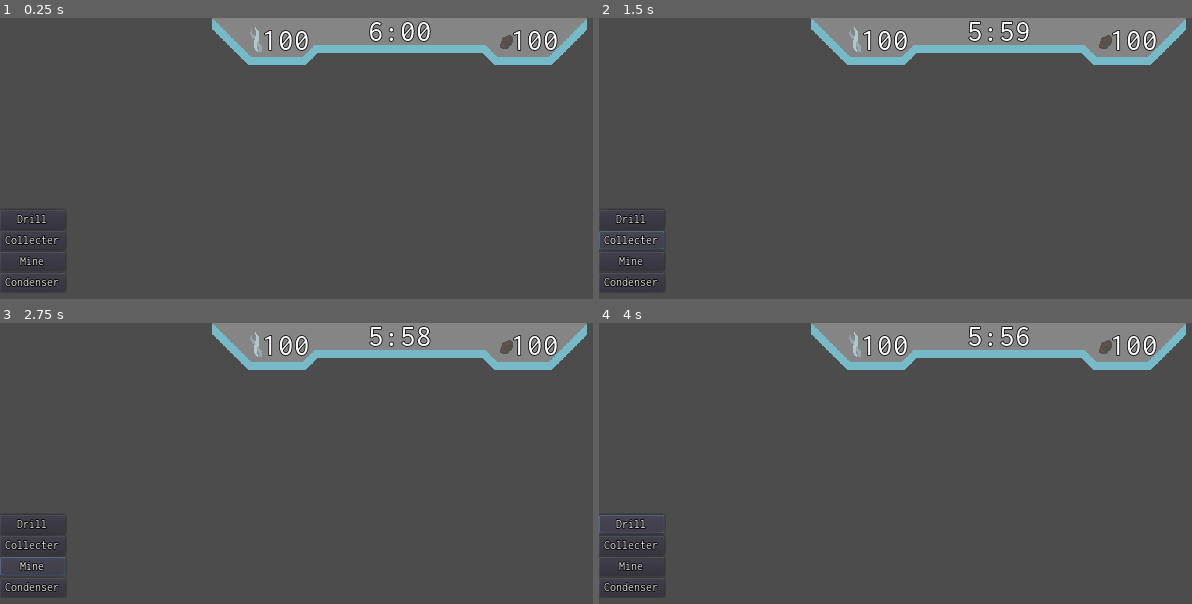
Above: before the commit, frames 1-4 (two rows, left to right).
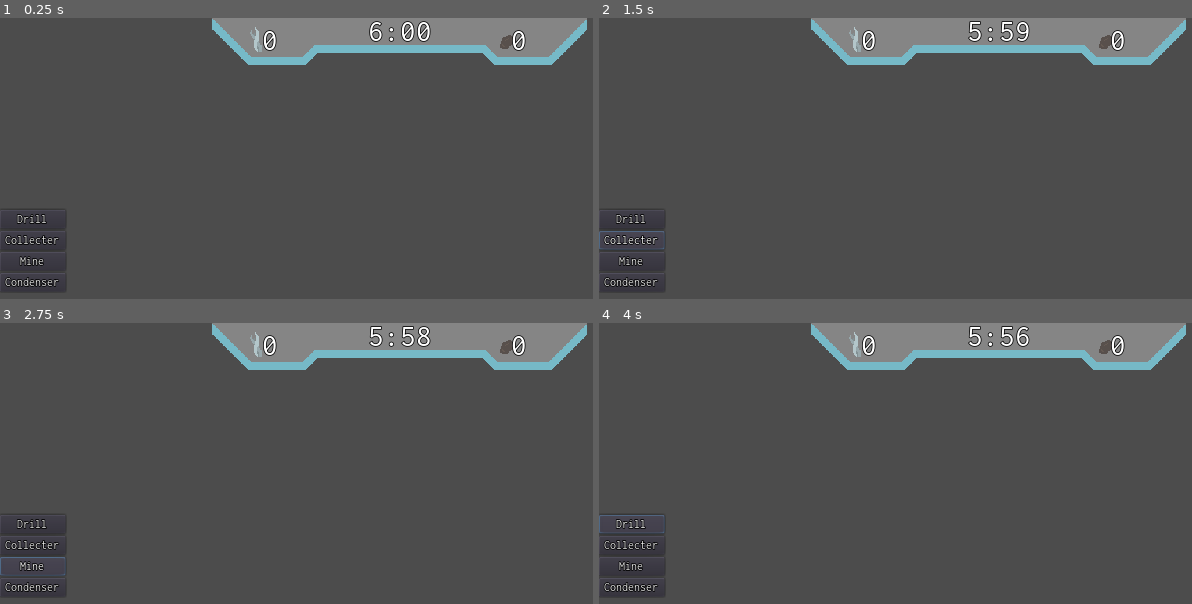
Above: after the commit, the same moments.

Repository: the-alex-g/LD49
Game: Godot game, scene res://Main.tscn
The game is run twice, just before and just after one commit, with the same random seed, the same clock (stepped at 60 frames per second) and the same inputs.
Inputs:
- Up to frame 1 (0.25 s): no input
- Up to frame 2 (1.5 s): click "Drill" at 0.5 s; click "Collecter" at 1.25 s
- Up to frame 3 (2.75 s): click "Mine" at 2 s
- Up to frame 4 (4 s): click "Condenser" at 2.75 s; click "Drill" at 3.5 s

The runs differ from the first frame. In frame 1, 0.7% of the frame differs, in the area x 44-95%, y 4-12%; in frame 2, 0.7%; in frame 3, 0.7%; in frame 4, 0.7%.

Commit message:
Add types to all stations

Diff:
--- a/project/Comet.tscn
+++ b/project/Comet.tscn
@@ -25,48 +25,63 @@
 
 [node name="Collecter" parent="Tail" instance=ExtResource( 2 )]
 position = Vector2( -250.841, 7.56805 )
+scale = Vector2( 1, 1 )
 frequency = 5.0
 vapor = true
+type = "collector"
 
 [node name="Collecter2" parent="Tail" instance=ExtResource( 2 )]
 position = Vector2( -398.318, -53.3636 )
+scale = Vector2( 1, 1 )
 frequency = 5.0
 vapor = true
+type = "collector"
 
 [node name="Collecter3" parent="Tail" instance=ExtResource( 2 )]
 position = Vector2( -621.863, -8.70898 )
+scale = Vector2( 1, 1 )
 frequency = 5.0
 vapor = true
+type = "collector"
 
 [node name="Collecter4" parent="Tail" instance=ExtResource( 2 )]
 position = Vector2( -403.364, 51.6818 )
+scale = Vector2( 1, 1 )
 frequency = 5.0
 vapor = true
+type = "collector"
 
 [node name="Collecter5" parent="Tail" instance=ExtResource( 2 )]
 position = Vector2( -237.387, 90.7501 )
+scale = Vector2( 1, 1 )
 frequency = 5.0
 vapor = true
+type = "collector"
 
 [node name="Collecter6" parent="Tail" instance=ExtResource( 2 )]
 position = Vector2( -251.682, -88.2274 )
+scale = Vector2( 1, 1 )
 frequency = 5.0
 vapor = true
+type = "collector"
 
 [node name="Condenser" parent="Tail" instance=ExtResource( 2 )]
 position = Vector2( -193.273, 3.36359 )
+rotation = -0.349066
 frequency = 1.0
 vapor = true
 type = "condenser"
 
 [node name="Condenser2" parent="Tail" instance=ExtResource( 2 )]
 position = Vector2( -329.204, -7.56805 )
+rotation = -0.349066
 frequency = 1.0
 vapor = true
 type = "condenser"
 
 [node name="Condenser3" parent="Tail" instance=ExtResource( 2 )]
 position = Vector2( -477.523, 2.52267 )
+rotation = -0.349066
 frequency = 1.0
 vapor = true
 type = "condenser"
@@ -86,46 +101,55 @@
 position = Vector2( 29.1591, -31.4319 )
 frequency = 5.0
 ore = true
+type = "drill"
 
 [node name="Drill2" parent="Head" instance=ExtResource( 2 )]
 position = Vector2( 119.159, 1.56805 )
 frequency = 5.0
 ore = true
+type = "drill"
 
 [node name="Drill3" parent="Head" instance=ExtResource( 2 )]
 position = Vector2( 35.1591, 110.568 )
 frequency = 5.0
 ore = true
+type = "drill"
 
 [node name="Drill4" parent="Head" instance=ExtResource( 2 )]
 position = Vector2( 108.159, -54.4319 )
 frequency = 5.0
 ore = true
+type = "drill"
 
 [node name="Drill5" parent="Head" instance=ExtResource( 2 )]
 position = Vector2( 40.1591, -112.432 )
 frequency = 5.0
 ore = true
+type = "drill"
 
 [node name="Drill6" parent="Head" instance=ExtResource( 2 )]
 position = Vector2( 74.1591, 39.5681 )
 frequency = 5.0
 ore = true
+type = "drill"
 
 [node name="Mine" parent="Head" instance=ExtResource( 2 )]
 position = Vector2( -35.2173, -78.0491 )
 frequency = 1.0
 ore = true
+type = "mine"
 
 [node name="Mine2" parent="Head" instance=ExtResource( 2 )]
 position = Vector2( -91.4038, -35.3473 )
 frequency = 1.0
 ore = true
+type = "mine"
 
 [node name="Mine3" parent="Head" instance=ExtResource( 2 )]
 position = Vector2( -38.9631, 62.0427 )
 frequency = 1.0
 ore = true
+type = "mine"
 
 [node name="ExplodeTimer" type="Timer" parent="."]
 
--- a/project/HUD.tscn
+++ b/project/HUD.tscn
@@ -78,7 +78,7 @@
 margin_right = 395.764
 margin_bottom = 49.7287
 custom_fonts/font = ExtResource( 4 )
-text = "100"
+text = "0"
 __meta__ = {
 "_edit_use_anchors_": false
 }
@@ -89,7 +89,7 @@
 margin_right = 713.894
 margin_bottom = 49.0988
 custom_fonts/font = ExtResource( 4 )
-text = "100"
+text = "0"
 __meta__ = {
 "_edit_use_anchors_": false
 }
--- a/project/Station.tscn
+++ b/project/Station.tscn
@@ -1,10 +1,42 @@
-[gd_scene load_steps=47 format=2]
+[gd_scene load_steps=46 format=2]
 
 [ext_resource path="res://Station.gd" type="Script" id=1]
 [ext_resource path="res://Art/Condenser.png" type="Texture" id=2]
 [ext_resource path="res://Art/Explosion.png" type="Texture" id=3]
 [ext_resource path="res://Art/Collecter.png" type="Texture" id=4]
 [ext_resource path="res://Art/Drill.png" type="Texture" id=5]
+
+[sub_resource type="AtlasTexture" id=15]
+atlas = ExtResource( 4 )
+region = Rect2( 0, 0, 64, 64 )
+
+[sub_resource type="AtlasTexture" id=16]
+atlas = ExtResource( 4 )
+region = Rect2( 64, 0, 64, 64 )
+
+[sub_resource type="AtlasTexture" id=17]
+atlas = ExtResource( 4 )
+region = Rect2( 128, 0, 64, 64 )
+
+[sub_resource type="AtlasTexture" id=18]
+atlas = ExtResource( 4 )
+region = Rect2( 0, 64, 64, 64 )
+
+[sub_resource type="AtlasTexture" id=19]
+atlas = ExtResource( 4 )
+region = Rect2( 64, 64, 64, 64 )
+
+[sub_resource type="AtlasTexture" id=20]
+atlas = ExtResource( 4 )
+region = Rect2( 128, 64, 64, 64 )
+
+[sub_resource type="AtlasTexture" id=21]
+atlas = ExtResource( 4 )
+region = Rect2( 0, 128, 64, 64 )
+
+[sub_resource type="AtlasTexture" id=22]
+atlas = ExtResource( 4 )
+region = Rect2( 64, 128, 64, 64 )
 
 [sub_resource type="AtlasTexture" id=1]
 atlas = ExtResource( 3 )
@@ -62,112 +94,81 @@
 atlas = ExtResource( 2 )
 region = Rect2( 0, 96, 32, 32 )
 
-[sub_resource type="AtlasTexture" id=15]
-atlas = ExtResource( 4 )
-region = Rect2( 0, 0, 64, 64 )
-
-[sub_resource type="AtlasTexture" id=16]
-atlas = ExtResource( 4 )
-region = Rect2( 64, 0, 64, 64 )
-
-[sub_resource type="AtlasTexture" id=17]
-atlas = ExtResource( 4 )
-region = Rect2( 128, 0, 64, 64 )
-
-[sub_resource type="AtlasTexture" id=18]
-atlas = ExtResource( 4 )
-region = Rect2( 0, 64, 64, 64 )
-
-[sub_resource type="AtlasTexture" id=19]
-atlas = ExtResource( 4 )
-region = Rect2( 64, 64, 64, 64 )
-
-[sub_resource type="AtlasTexture" id=20]
-atlas = ExtResource( 4 )
-region = Rect2( 128, 64, 64, 64 )
-
-[sub_resource type="AtlasTexture" id=21]
-atlas = ExtResource( 4 )
-region = Rect2( 0, 128, 64, 64 )
-
-[sub_resource type="AtlasTexture" id=22]
-atlas = ExtResource( 4 )
-region = Rect2( 64, 128, 64, 64 )
-
 [sub_resource type="AtlasTexture" id=41]
 atlas = ExtResource( 5 )
-region = Rect2( 0, 0, 21, 11 )
+region = Rect2( 0, 0, 42, 22 )
 
 [sub_resource type="AtlasTexture" id=42]
 atlas = ExtResource( 5 )
-region = Rect2( 21, 0, 21, 11 )
+region = Rect2( 42, 0, 42, 22 )
 
 [sub_resource type="AtlasTexture" id=43]
 atlas = ExtResource( 5 )
-region = Rect2( 42, 0, 21, 11 )
+region = Rect2( 84, 0, 42, 22 )
 
 [sub_resource type="AtlasTexture" id=44]
 atlas = ExtResource( 5 )
-region = Rect2( 0, 11, 21, 11 )
+region = Rect2( 0, 22, 42, 22 )
 
 [sub_resource type="AtlasTexture" id=45]
 atlas = ExtResource( 5 )
-region = Rect2( 21, 11, 21, 11 )
+region = Rect2( 42, 22, 42, 22 )
 
 [sub_resource type="AtlasTexture" id=46]
 atlas = ExtResource( 5 )
-region = Rect2( 42, 11, 21, 11 )
+region = Rect2( 84, 22, 42, 22 )
 
 [sub_resource type="AtlasTexture" id=47]
 atlas = ExtResource( 5 )
-region = Rect2( 0, 22, 21, 11 )
+region = Rect2( 0, 44, 42, 22 )
 
 [sub_resource type="AtlasTexture" id=48]
 atlas = ExtResource( 5 )
-region = Rect2( 21, 22, 21, 11 )
+region = Rect2( 42, 44, 42, 22 )
 
 [sub_resource type="AtlasTexture" id=49]
 atlas = ExtResource( 5 )
-region = Rect2( 42, 22, 21, 11 )
+region = Rect2( 84, 44, 42, 22 )
 
 [sub_resource type="AtlasTexture" id=50]
 atlas = ExtResource( 5 )
-region = Rect2( 0, 33, 21, 11 )
+region = Rect2( 0, 66, 42, 22 )
 
 [sub_resource type="AtlasTexture" id=51]
 atlas = ExtResource( 5 )
-region = Rect2( 21, 33, 21, 11 )
+region = Rect2( 42, 66, 42, 22 )
 
 [sub_resource type="AtlasTexture" id=52]
 atlas = ExtResource( 5 )
-region = Rect2( 42, 33, 21, 11 )
+region = Rect2( 84, 66, 42, 22 )
 
 [sub_resource type="AtlasTexture" id=53]
 atlas = ExtResource( 5 )
-region = Rect2( 0, 44, 21, 11 )
+region = Rect2( 0, 88, 42, 22 )
 
 [sub_resource type="AtlasTexture" id=54]
 atlas = ExtResource( 5 )
-region = Rect2( 21, 44, 21, 11 )
+region = Rect2( 42, 88, 42, 22 )
 
 [sub_resource type="AtlasTexture" id=55]
 atlas = ExtResource( 5 )
-region = Rect2( 42, 44, 21, 11 )
+region = Rect2( 84, 88, 42, 22 )
 
 [sub_resource type="AtlasTexture" id=56]
 atlas = ExtResource( 5 )
-region = Rect2( 0, 55, 21, 11 )
+region = Rect2( 0, 110, 42, 22 )
 
 [sub_resource type="AtlasTexture" id=57]
 atlas = ExtResource( 5 )
-region = Rect2( 21, 55, 21, 11 )
-
-[sub_resource type="AtlasTexture" id=58]
-atlas = ExtResource( 5 )
-region = Rect2( 42, 55, 21, 11 )
+region = Rect2( 42, 110, 42, 22 )
 
 [sub_resource type="SpriteFrames" id=40]
 animations = [ {
+"frames": [ SubResource( 15 ), SubResource( 16 ), SubResource( 17 ), SubResource( 18 ), SubResource( 19 ), SubResource( 20 ), SubResource( 21 ), SubResource( 22 ) ],
+"loop": true,
+"name": "collector",
+"speed": 5.0
+}, {
 "frames": [ SubResource( 1 ), SubResource( 2 ), SubResource( 3 ), SubResource( 4 ) ],
 "loop": false,
 "name": "explode",
@@ -178,23 +179,19 @@
 "name": "condenser",
 "speed": 5.0
 }, {
-"frames": [ SubResource( 15 ), SubResource( 16 ), SubResource( 17 ), SubResource( 18 ), SubResource( 19 ), SubResource( 20 ), SubResource( 21 ), SubResource( 22 ) ],
-"loop": true,
-"name": "collecter",
-"speed": 5.0
-}, {
-"frames": [ SubResource( 41 ), SubResource( 42 ), SubResource( 43 ), SubResource( 44 ), SubResource( 45 ), SubResource( 46 ), SubResource( 47 ), SubResource( 48 ), SubResource( 49 ), SubResource( 50 ), SubResource( 51 ), SubResource( 52 ), SubResource( 53 ), SubResource( 54 ), SubResource( 55 ), SubResource( 56 ), SubResource( 57 ), SubResource( 58 ) ],
+"frames": [ SubResource( 41 ), SubResource( 42 ), SubResource( 43 ), SubResource( 44 ), SubResource( 45 ), SubResource( 46 ), SubResource( 47 ), SubResource( 48 ), SubResource( 49 ), SubResource( 50 ), SubResource( 51 ), SubResource( 52 ), SubResource( 53 ), SubResource( 54 ), SubResource( 55 ), SubResource( 56 ), SubResource( 57 ) ],
 "loop": true,
 "name": "drill",
 "speed": 5.0
 } ]
 
 [node name="Station" type="Node2D"]
+scale = Vector2( 1.5, 1.5 )
 script = ExtResource( 1 )
 
 [node name="Sprite" type="AnimatedSprite" parent="."]
 frames = SubResource( 40 )
-animation = "drill"
+animation = "collector"
 
 [node name="Timer" type="Timer" parent="."]
 
Binary file changed: project/Art/Drill.png
Not shown, changed: raw_files/Drill.piskel
